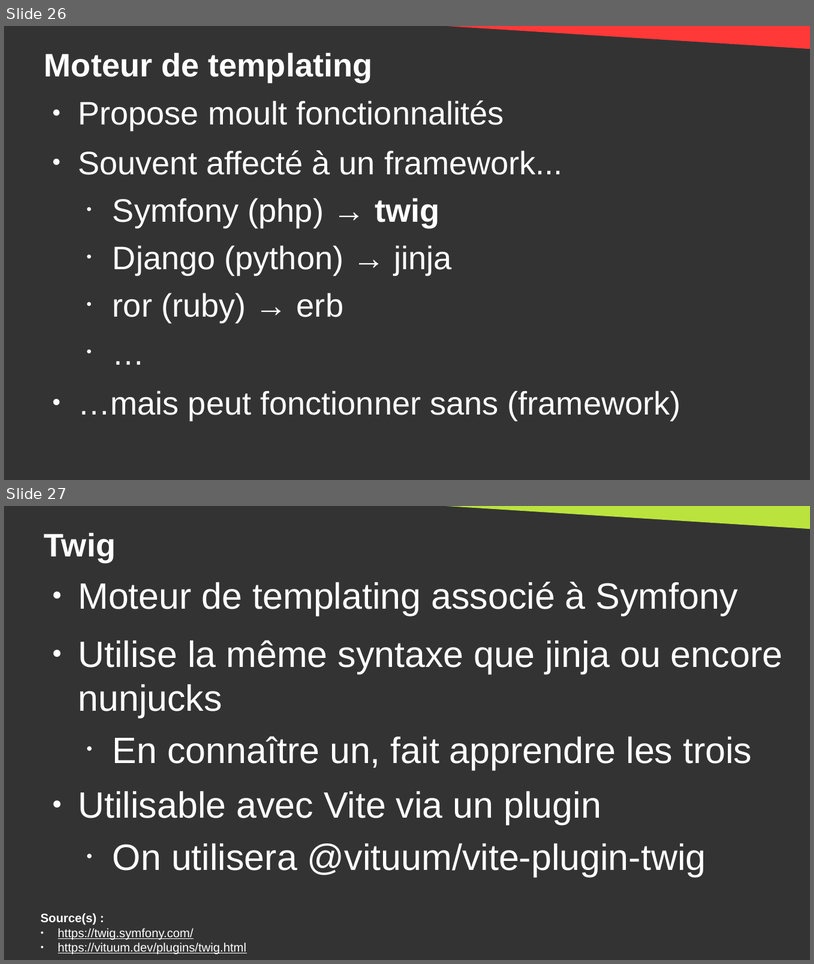
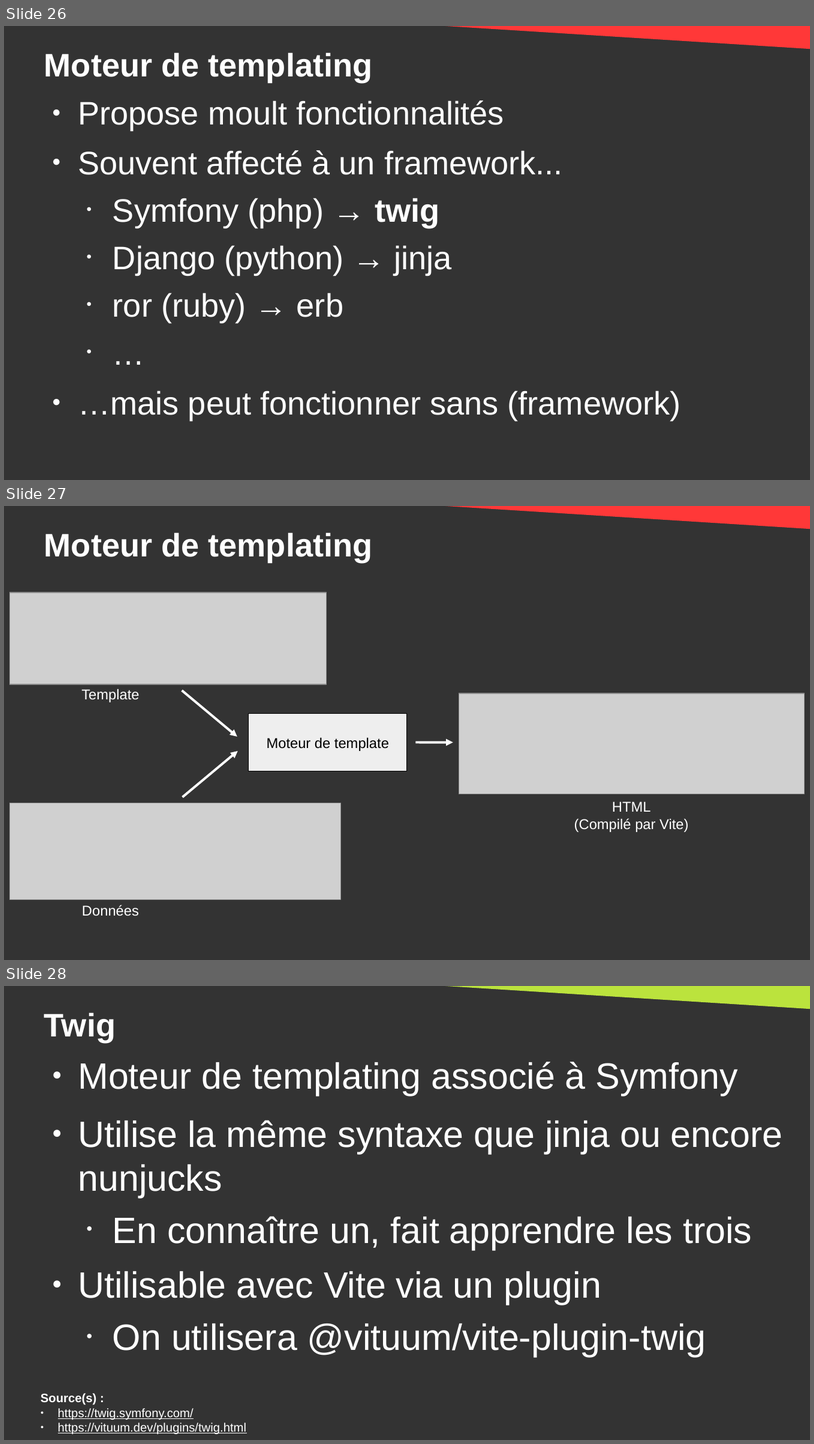
Before and after one commit to DanYellow/cours, a slide deck: developpement-front-s5/travaux-pratiques/numero-4/presentation.odp. Shown one above the other, each under a label of ours: slides 26 and 27 before the commit, slides 26, 27 and 28 after it. The pictures are 814x964 and 814x1444 pixels, drawn with LibreOffice and Linux fonts; fonts in the diff are those of the drawing; grey boxes stand for pictures. Boxes give left, top, right and bottom in pixels: in the first picture for what was removed or moved away, otherwise in the second. Text is boxed around its words. In the diff, an @@ line names an element or a change of style, - is before the commit and + after.

Commit message:
developpement-front-s5 - Add slide for html template schema

```diff
--- a/developpement-front-s5/travaux-pratiques/numero-4/presentation.odp
+++ b/developpement-front-s5/travaux-pratiques/numero-4/presentation.odp
@@ slide 27 added at <box>4,506,810,960</box>, background #333333 @@
@@ right triangle added at <box>395,506,810,529</box>, fill #FF3838 @@
@@ title added at <box>44,532,373,562</box>, 32 pt, text #FFFFFF, bold @@
+Moteur de templating
@@ picture added at <box>10,592,327,685</box> @@
@@ text added at <box>81,689,139,702</box>, 14 pt, text #FFFFFF @@
+Template
@@ arrow added from (182, 690) to (237, 736), #FFFFFF 2.3 pt @@
@@ picture added at <box>459,693,804,795</box> @@
@@ rectangle added at <box>249,713,408,771</box>, fill #EEEEEE, outline #000000 0 pt @@
@@ text added at <box>267,737,389,751</box>, 14 pt, text #000000 @@
+Moteur de template
@@ arrow added from (183, 797) to (238, 751), #FFFFFF 2.3 pt @@
@@ arrow added from (416, 742) to (453, 742), #FFFFFF 2.3 pt @@
@@ picture added at <box>10,803,341,900</box> @@
@@ text added at <box>575,801,689,832</box>, 14 pt, text #FFFFFF @@
+HTML
+(Compilé par Vite)
@@ text added at <box>82,904,139,916</box>, 14 pt, text #FFFFFF @@
+Données
@@ what was slide 27 is now slide 28 @@
```
Also in this commit, not shown: 1 slide changed, 1 other file.
